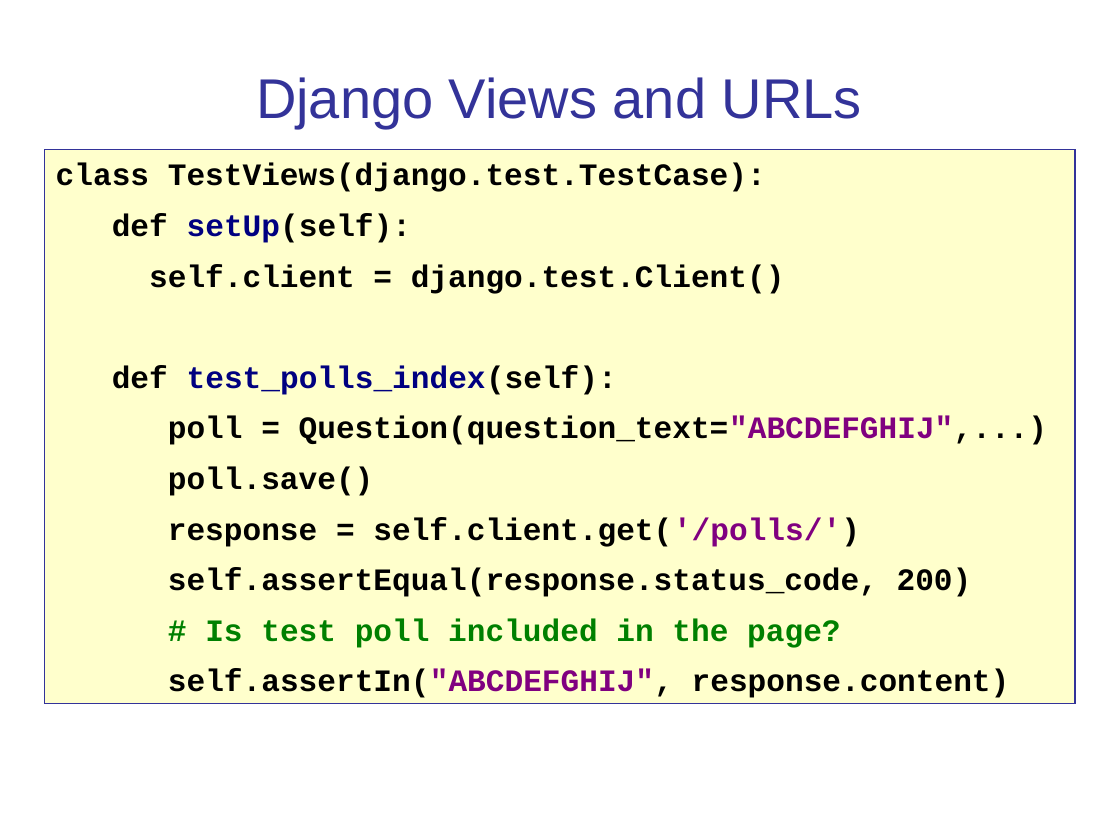
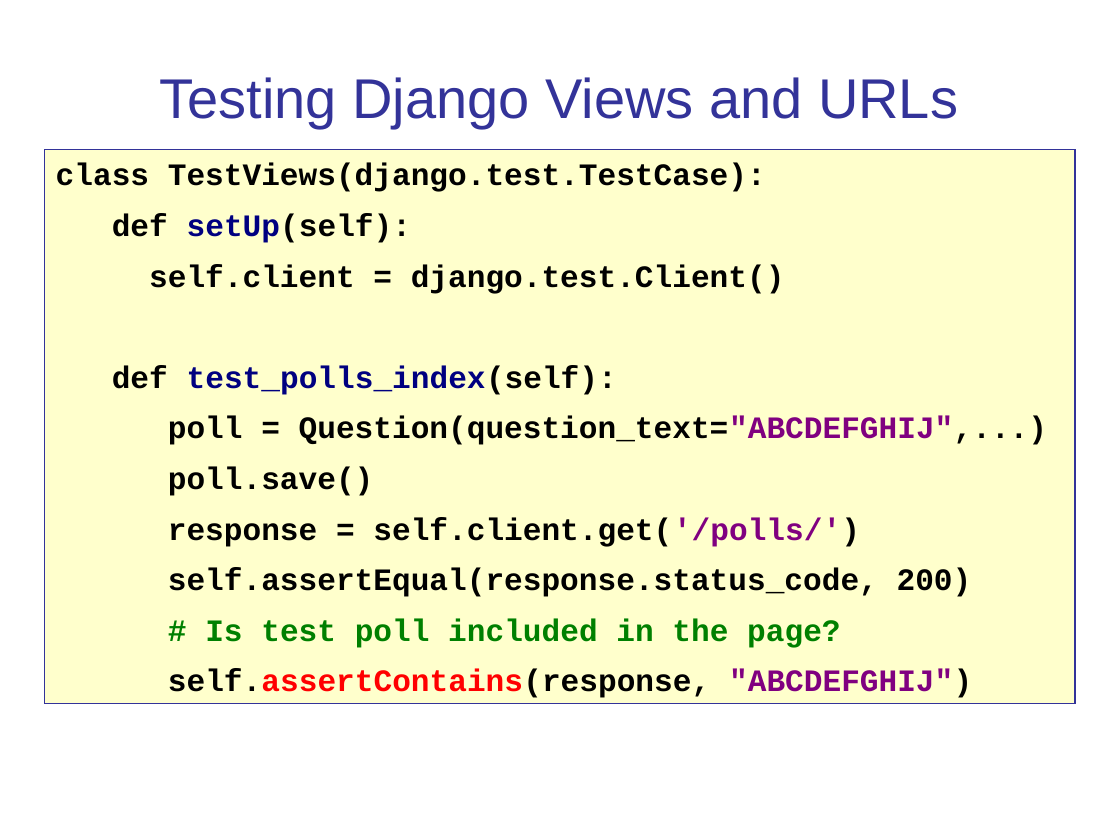
Before and after one commit to cpske/ISP, a slide deck: slide 8 of testing/WebTesting.ppt. Drawn at 1120x840 pixels with LibreOffice and Linux fonts; fonts in the diff are those of the drawing. Boxes give left, top, right and bottom in pixels: in the first picture for what was removed or moved away, otherwise in the second. Text is boxed around its words. In the diff, an @@ line names an element or a change of style, - is before the commit and + after.

Commit message:
add some web testing slides

```diff
--- a/testing/WebTesting.ppt
+++ b/testing/WebTesting.ppt
@@ title at box(160, 77, 958, 128): text changed @@
-Django Views and URLs
+Testing Django Views and URLs
@@ text in rectangle at box(168, 669, 972, 698): text changed @@
-self.assertIn("ABCDEFGHIJ", response.content)
+self.assertContains(response, "ABCDEFGHIJ")
```
Also in this commit, not shown: 9 other slides changed, 4 slides added, 1 other file.
